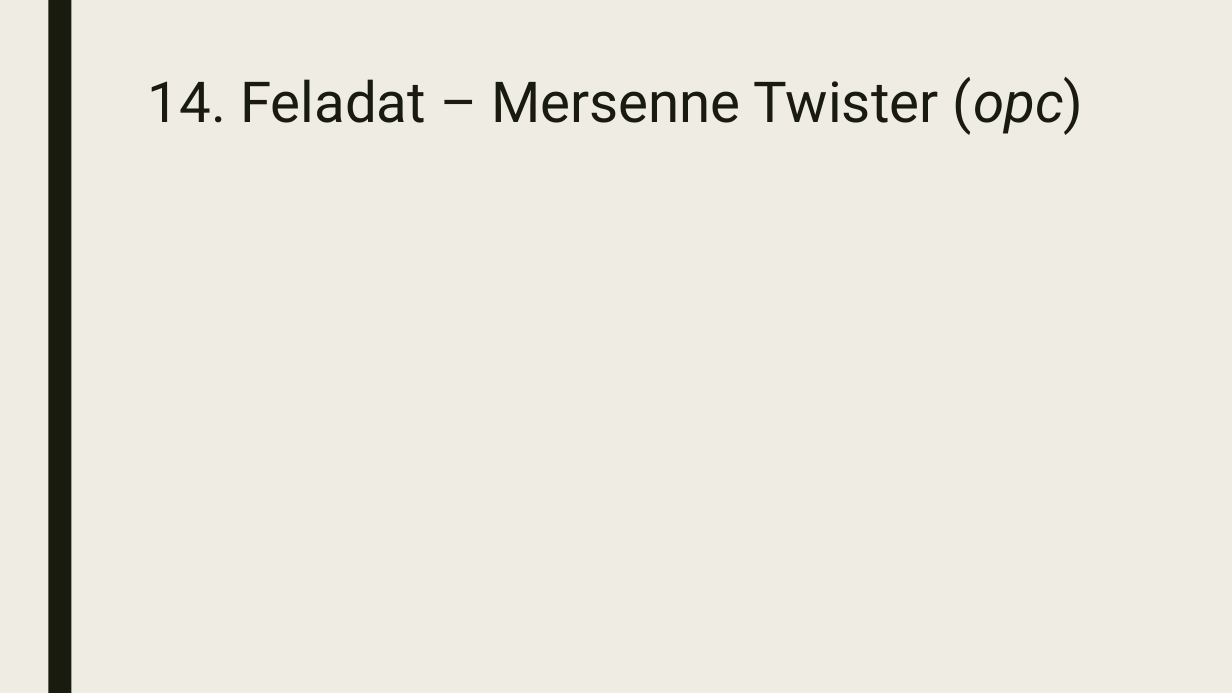
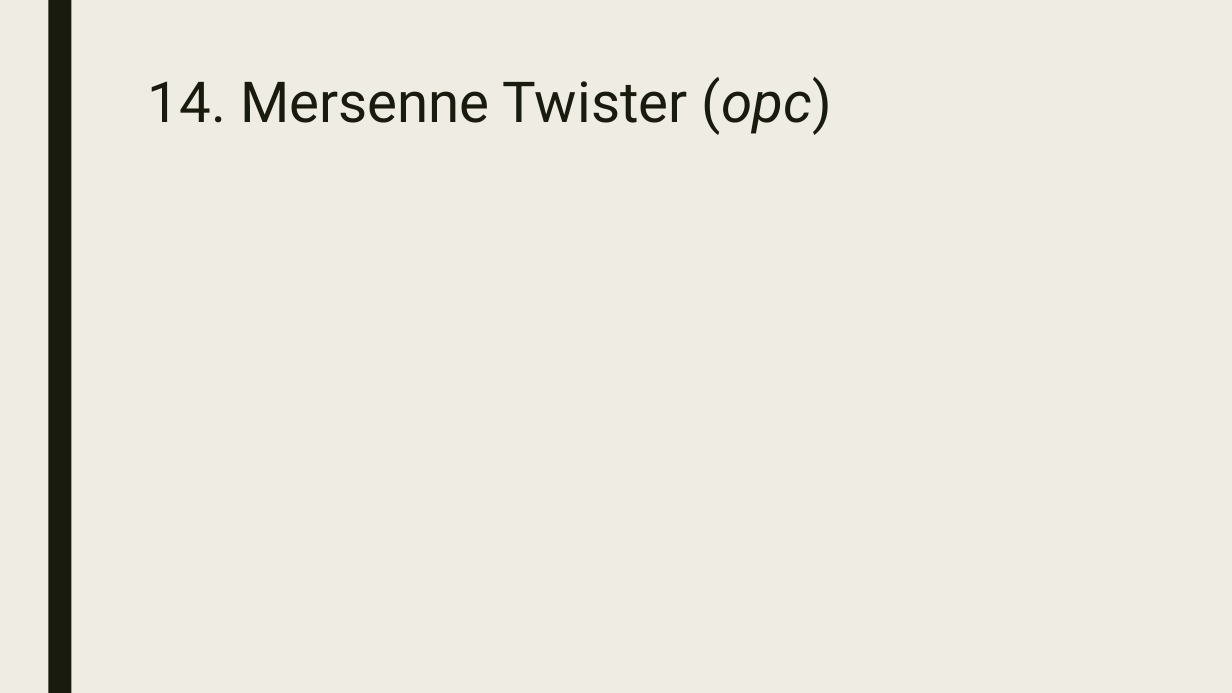
Before and after one commit to GrG0312/gpu-prog, a slide deck: slide 4 of Plans14.pptx. Drawn at 1232x693 pixels with LibreOffice and Linux fonts; fonts in the diff are those of the drawing; grey boxes stand for pictures. Boxes give left, top, right and bottom in pixels: in the first picture for what was removed or moved away, otherwise in the second. Text is boxed around its words. In the diff, an @@ line names an element or a change of style, - is before the commit and + after.

```diff
--- a/Plans14.pptx
+++ b/Plans14.pptx
@@ title at [148,77,832,135]: text changed @@
-14. Feladat – Mersenne Twister (opc)
+14. Mersenne Twister (opc)
```
Also in this commit, not shown: 5 other slides changed, 1 slide added.
